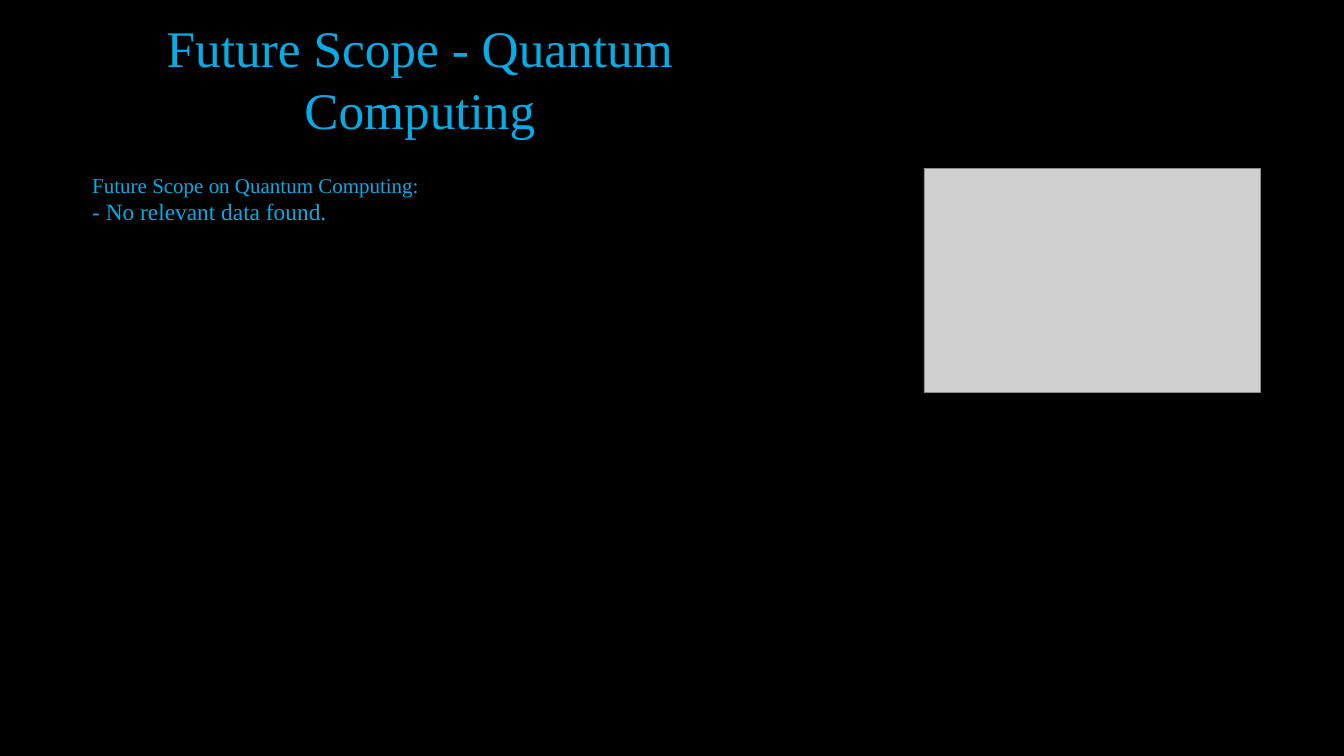
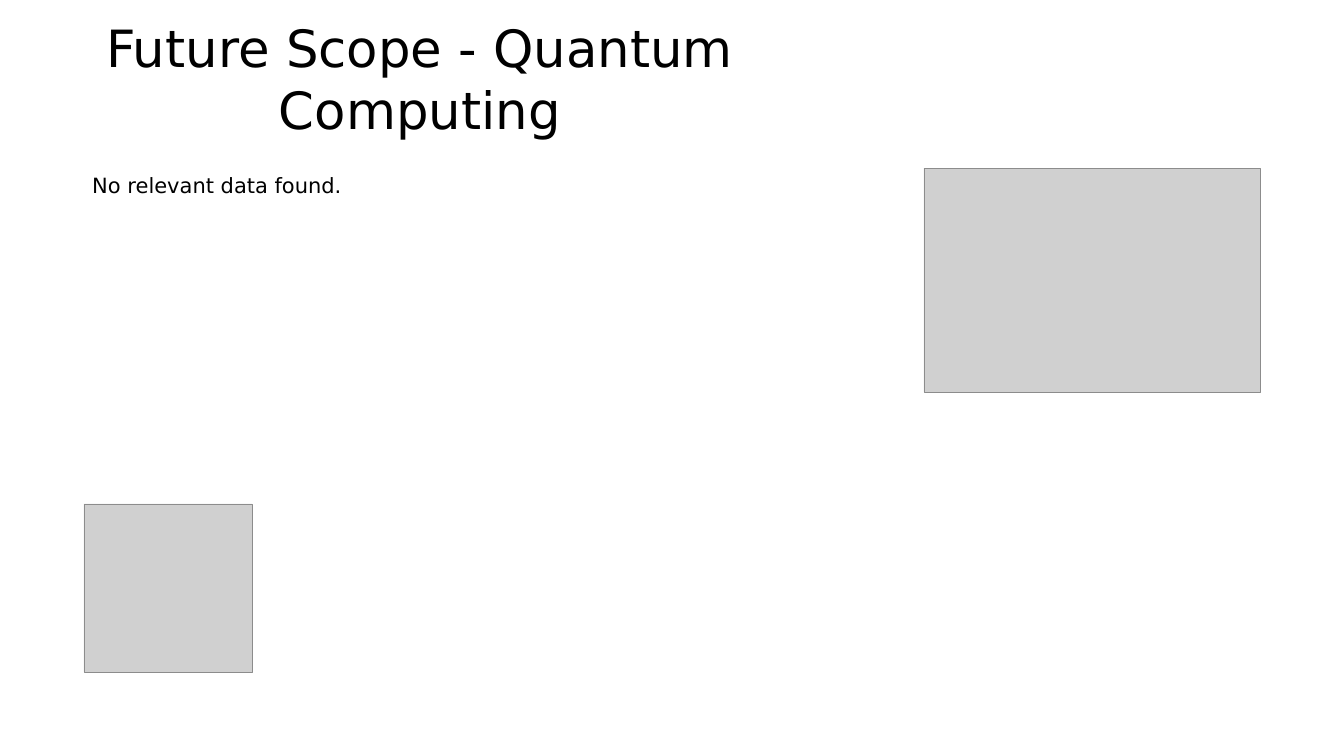
Before and after one commit to Nikhil181511/AI-Smart-Presentation-generator, a slide deck: slide 5 of generated_ppts/Quantum_Computing.pptx (slide 6 before the commit). Drawn at 1344x756 pixels with LibreOffice and Linux fonts; fonts in the diff are those of the drawing; grey boxes stand for pictures. Boxes give left, top, right and bottom in pixels: in the first picture for what was removed or moved away, otherwise in the second. Text is boxed around its words. In the diff, an @@ line names an element or a change of style, - is before the commit and + after.

```diff
--- a/generated_ppts/Quantum_Computing.pptx
+++ b/generated_ppts/Quantum_Computing.pptx
@@ background #000000 to #FFFFFF @@
@@ title "Future Scope - Quantum Computing" at box(106, 29, 732, 139): font Times New Roman to DejaVu Sans, text colour #07ACE4 to #000000 @@
@@ text at box(92, 177, 342, 194): text changed; font Times New Roman to DejaVu Sans; text colour #07ACE4 to #000000 @@
-Future Scope on Quantum Computing:
-- No relevant data found.
+No relevant data found.
@@ picture added at box(84, 504, 252, 672) @@
```
Also in this commit, not shown: 2 other slides changed, 2 slides added, 4 slides removed, 40 other files.
